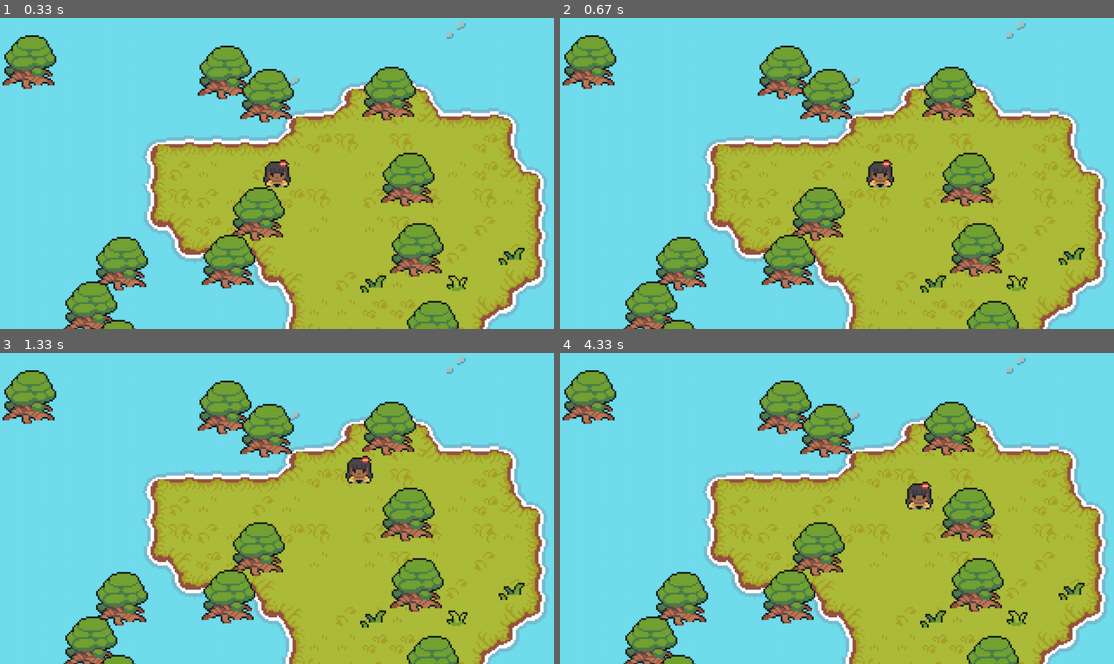
Above: before the commit, frames 1-4 (two rows, left to right).
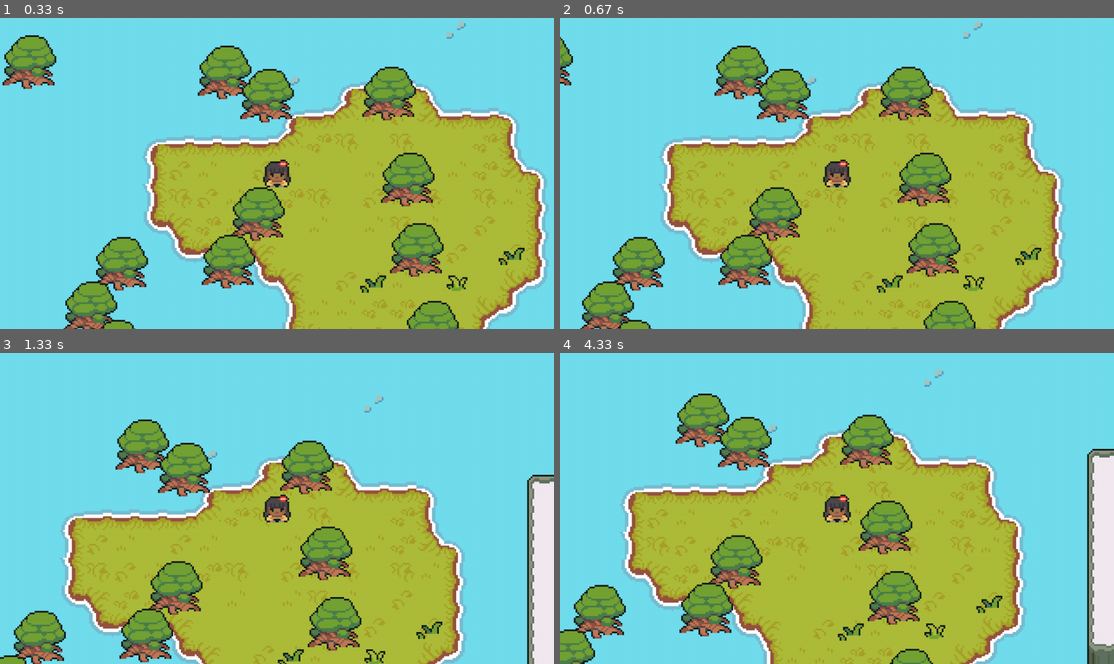
Above: after the commit, the same moments.

Repository: JuanFuenza/cameras-in-pygame
Game: pygame game, started from game.py
Two runs of this game, one before a commit and one after it. Both use one fixed random seed, a clock stepped at 60 frames per second and the inputs below.
Inputs:
- Up to frame 1 (0.33 s): no input
- Up to frame 2 (0.67 s): hold D from 0.33 s (still down)
- Up to frame 3 (1.33 s): release D at 0.8 s; hold W 0.83-1.13 s; hold D from 1.17 s (still down)
- Up to frame 4 (4.33 s): release D at 1.63 s; hold A 1.67-2.2 s; hold S 2.23-2.53 s; hold A 2.57-2.97 s; hold W 3-3.37 s; hold D 3.4-4.03 s; hold S from 4.07 s (still down)

Frame 1 is identical in both runs. In frame 2, 42% of the frame differs, in the area x 0-99%, y 1-100%; in frame 3, 52%; in frame 4, 52%, in the area x 0-100%, y 1-100%.

Commit message:
feat: player center camera

Diff:
--- a/game.py
+++ b/game.py
@@ -40,16 +40,32 @@
     def __init__(self) -> None:
         super().__init__()
         self.display_surface = pygame.display.get_surface()
+
+        # camera offset
+        self.offset = pygame.math.Vector2()
+        self.half_w = self.display_surface.get_size()[0] // 2
+        self.half_h = self.display_surface.get_size()[1] // 2
+
+        # ground
         self.ground_surf = pygame.image.load('graphics/ground.png').convert_alpha()
         self.ground_rect = self.ground_surf.get_rect(topleft = (0,0))
 
-    def custom_draw(self):
+    def center_target_camera(self, target):
+        self.offset.x = target.rect.centerx - self.half_w
+        self.offset.y = target.rect.centery - self.half_h
+
+    def custom_draw(self, player):
+
+        self.center_target_camera(player)
+
         # ground
-        self.display_surface.blit(self.ground_surf, self.ground_rect)
+        ground_offset = self.ground_rect.topleft - self.offset
+        self.display_surface.blit(self.ground_surf, ground_offset)
 
         # active elements
         for sprite in sorted(self.sprites(), key = lambda sprite: sprite.rect.centery):
-            self.display_surface.blit(sprite.image, sprite.rect)
+            offset_pos = sprite.rect.topleft - self.offset
+            self.display_surface.blit(sprite.image, offset_pos)
 
 pygame.init()
 
@@ -59,7 +75,7 @@
 clock = pygame.time.Clock()
 
 camera_group = CameraGroup()
-Player((640, 360), camera_group)
+player = Player((640, 360), camera_group)
 
 for i in range(20):
     random_x = randint(0, 1000)
@@ -76,7 +92,7 @@
     ds.fill('#71ddee')
 
     camera_group.update()
-    camera_group.custom_draw()
+    camera_group.custom_draw(player)
 
     pygame.display.update()
     clock.tick(60)
